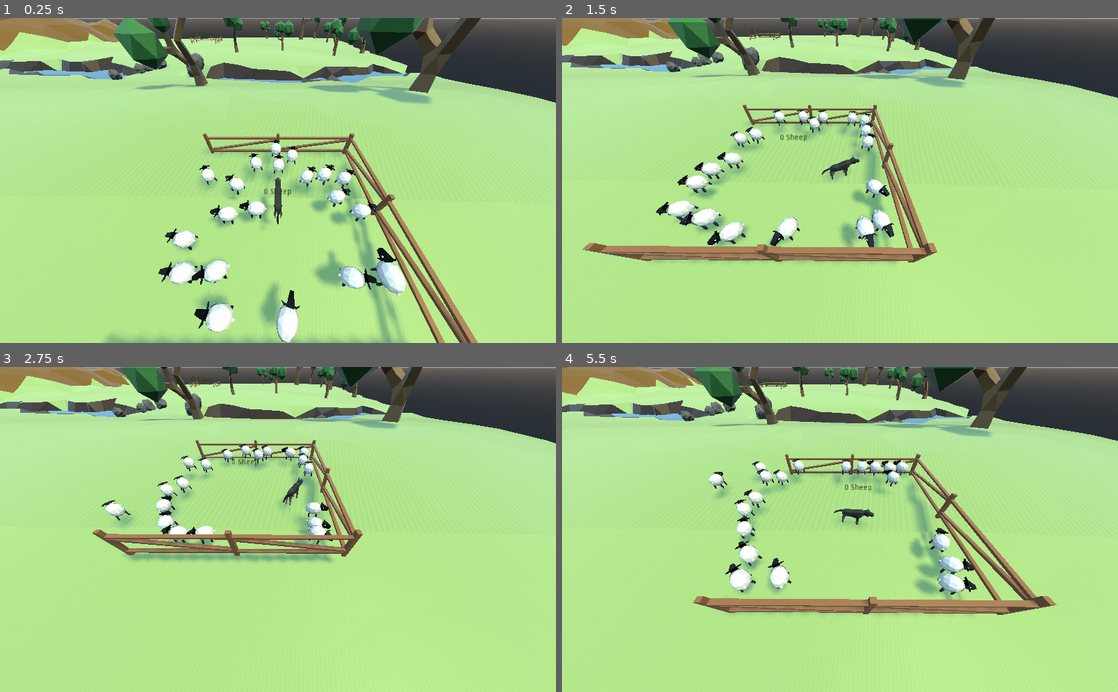
Above: before the commit, frames 1-4 (two rows, left to right).
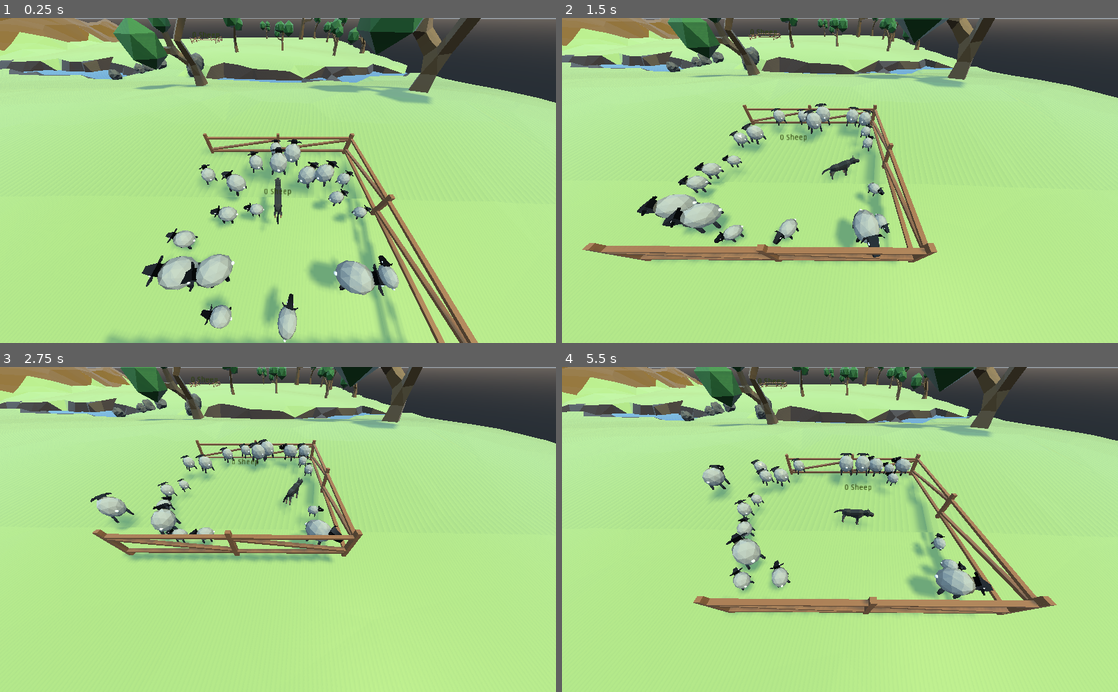
Above: after the commit, the same moments.

Repository: panic-fennecs/ideal-garbanzo
Game: Godot game, scene res://Main.tscn
Same seed, same stepped clock (60 frames per second), same inputs: the game is played once before the commit and once after it. Sound files missing from this copy of the repository are replaced by a short silence.
Inputs (mouse positions are in pixels of both pictures, inside the frame that each line leads up to):
- Up to frame 1 (0.25 s): no input
- Up to frame 2 (1.5 s): tap Enter at 0.5 s; move the mouse to (962, 164) at 0.52 s; click (962, 164) at 0.67 s; drag from (728, 196) to (812, 245) at 1.27 s
- Up to frame 3 (2.75 s): move the mouse to (333, 458) at 2.02 s; click (333, 458) at 2.17 s
- Up to frame 4 (5.5 s): drag from (812, 594) to (673, 480) at 2.77 s; move the mouse to (1006, 578) at 3.52 s; click (1006, 578) at 3.67 s; drag from (673, 480) to (756, 448) at 4.27 s; move the mouse to (867, 529) at 5.02 s; click (867, 529) at 5.17 s

The runs differ from the first frame. In frame 1, 5.5% of the frame differs, in the area x 25-73%, y 1-100%; in frame 2, 3.9%; in frame 3, 2.3%; in frame 4, 3.7%.

Commit message:
individual sheeps

Diff:
--- a/Main.gd
+++ b/Main.gd
@@ -19,4 +19,5 @@
 		AudioPlayer.critical_level = min(AudioPlayer.critical_level + 1, 2)
 
 func _ready():
+	randomize()
 	init_sheep()
--- a/Sheep.gd
+++ b/Sheep.gd
@@ -42,6 +42,13 @@
 	move_animation.set_objects($"SheepModel", self)
 	$ActionTimer.wait_time = randf()*2.0
 	$ActionTimer.connect("timeout", self, "_on_action")
+	var r = randf() * .8 + .7
+	var c = randf() * .5 + .5
+	$"SheepModel".transform = $"SheepModel".transform.scaled(Vector3(r, r, r))
+	var mesh = $"SheepModel/Icosphere".get_mesh()
+	var material = mesh.surface_get_material(0).duplicate()
+	material.albedo_color = Color(c, c, c, 1)
+	mesh.surface_set_material(0, material)
 
 func init(target_position, entry_position):
 	target_point = target_position
